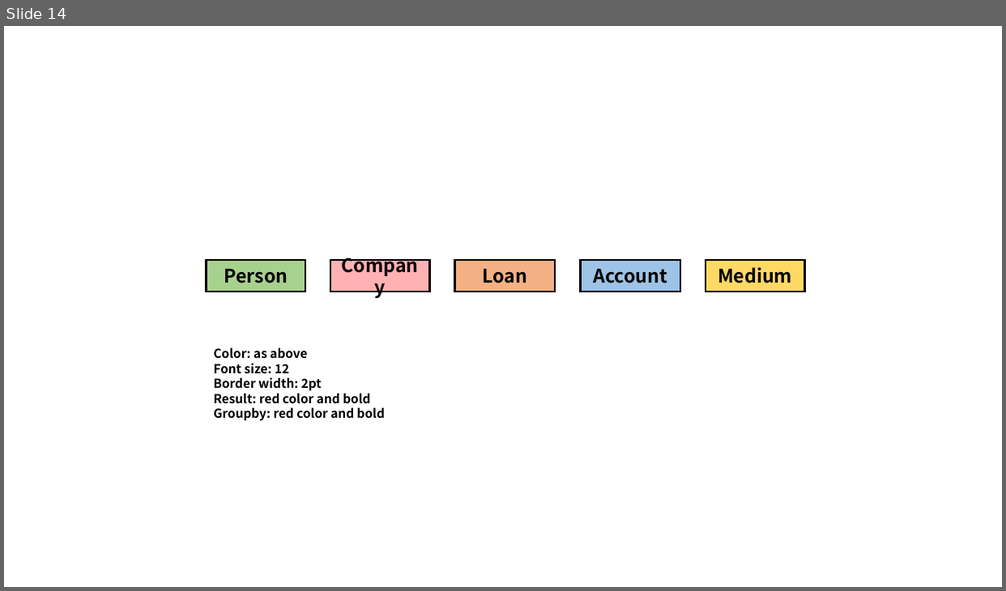
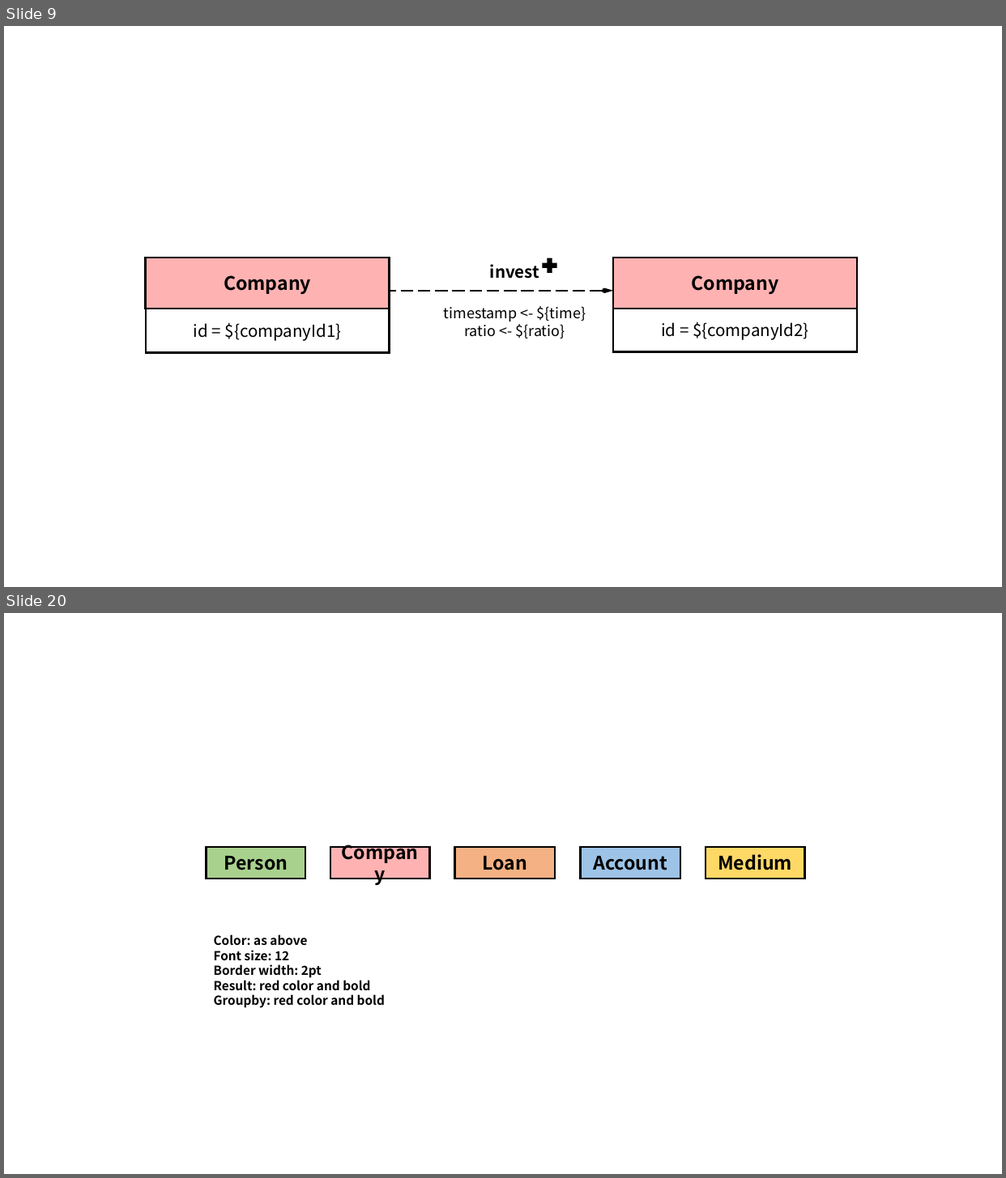
Before and after one commit to ldbc/ldbc_finbench_docs, a slide deck: patterns/transaction-write.pptx. Shown one above the other, each under a label of ours: slide 14 before the commit, slides 9 and 20 after it; the slides between them are not shown. The pictures are 1006x591 and 1006x1178 pixels, drawn with LibreOffice and Linux fonts; fonts in the diff are those of the drawing. Boxes give left, top, right and bottom in pixels: in the first picture for what was removed or moved away, otherwise in the second. Text is boxed around its words. In the diff, an @@ line names an element or a change of style, - is before the commit and + after.

```diff
--- a/patterns/transaction-write.pptx
+++ b/patterns/transaction-write.pptx
@@ slide 9 added at (4,26,1002,587), background #FFFFFF @@
@@ rectangle added at (146,258,390,309), fill #FF0000 at 30% opacity, outline #000000 2 pt, 18 pt, text #000000, bold @@
+Company
@@ text added at (490,264,539,279), 16 pt, text #000000, bold @@
+invest
@@ plus added at (543,258,557,273), fill #000000 @@
@@ rectangle added at (613,258,858,309), fill #FF0000 at 30% opacity, outline #000000 2 pt, 18 pt, text #000000, bold @@
+Company
@@ arrow added from (390, 291) to (613, 291), #000000 1.5 pt dashed @@
@@ rectangle added at (146,309,390,353), outline #000000 2 pt, 16 pt, text #000000 @@
+id = ${companyId1}
@@ text added at (444,306,586,339), 14 pt, text #000000 @@
+timestamp <- ${time}
+ratio <- ${ratio}
@@ rectangle added at (613,309,858,352), outline #000000 2 pt, 16 pt, text #000000 @@
+id = ${companyId2}
@@ what was slide 14 is now slide 20 @@
```
Also in this commit, not shown: 13 slides changed, 5 other slides added, 42 other files.
